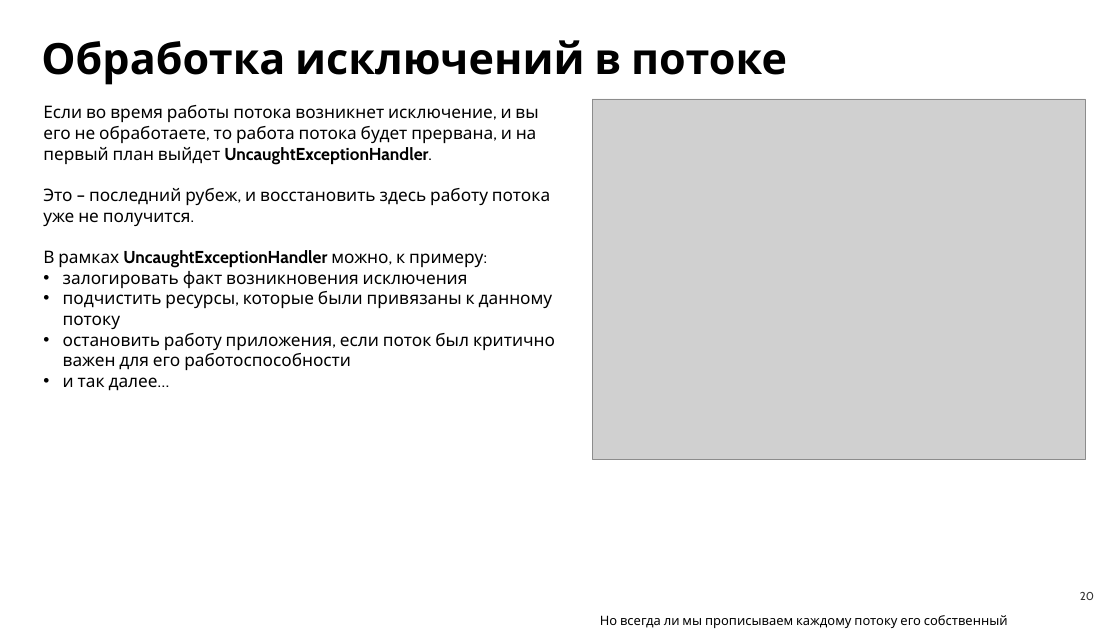
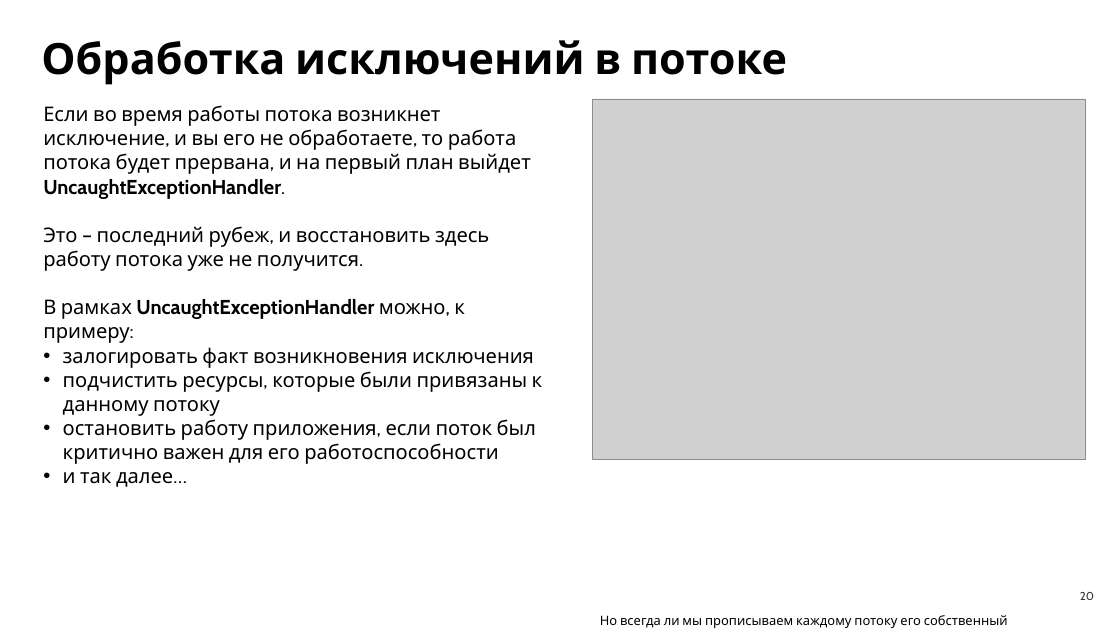
Before and after one commit to LilZaChill/market-pulse-ustinov, a slide deck: slide 20 of advanced/docs/seminar10/Семинар 10.pptx. Drawn at 1120x631 pixels with LibreOffice and Linux fonts; fonts in the diff are those of the drawing; grey boxes stand for pictures. Boxes give left, top, right and bottom in pixels: in the first picture for what was removed or moved away, otherwise in the second. Text is boxed around its words. In the diff, an @@ line names an element or a change of style, - is before the commit and + after.

```diff
--- a/advanced/docs/seminar10/Семинар 10.pptx
+++ b/advanced/docs/seminar10/Семинар 10.pptx
@@ text "Если во время работы потока ..." at bbox=[43, 105, 543, 487]: size 24 to 28 pt @@
```
Also in this commit, not shown: 10 other slides changed, 4 slides added, 4 slides removed.
